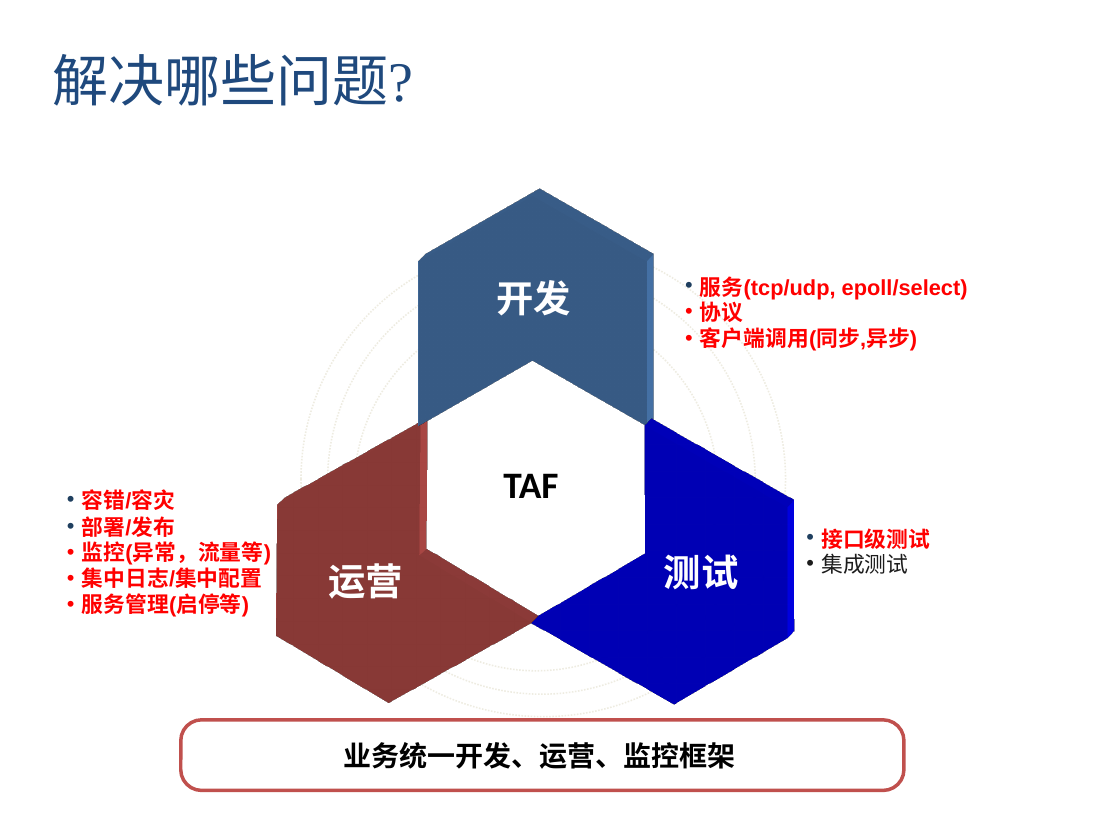
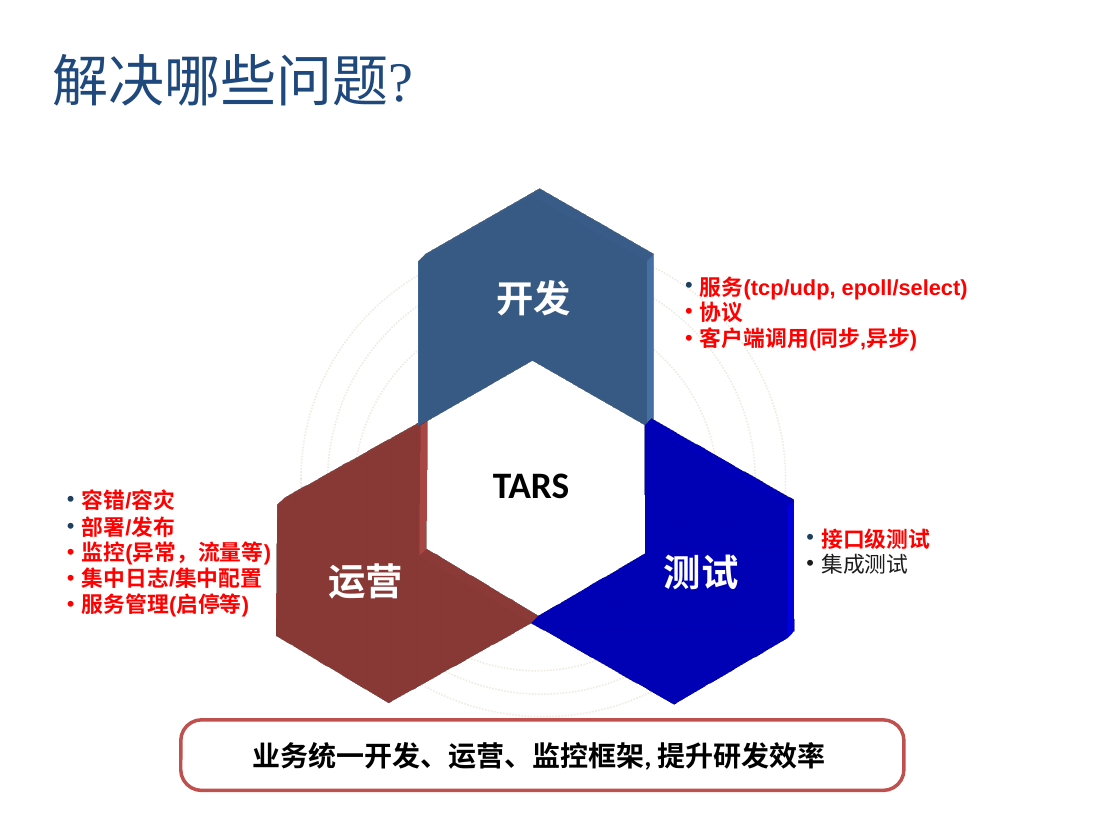
Before and after one commit to TarsCloud/TarsDocs, a slide deck: slide 3 of ppt/TARS.pptx. Drawn at 1120x840 pixels with LibreOffice and Linux fonts; fonts in the diff are those of the drawing. Boxes give left, top, right and bottom in pixels: in the first picture for what was removed or moved away, otherwise in the second. Text is boxed around its words. In the diff, an @@ line names an element or a change of style, - is before the commit and + after.

```diff
--- a/ppt/TARS.pptx
+++ b/ppt/TARS.pptx
@@ text at (x1=493, y1=473, x2=569, y2=499): text changed @@
-TAF
+TARS
@@ text in rounded rectangle at (x1=252, y1=742, x2=826, y2=770): text changed @@
-业务统一开发、运营、监控框架
+业务统一开发、运营、监控框架, 提升研发效率
```
Also in this commit, not shown: 3 other slides changed, 2 slides added.
